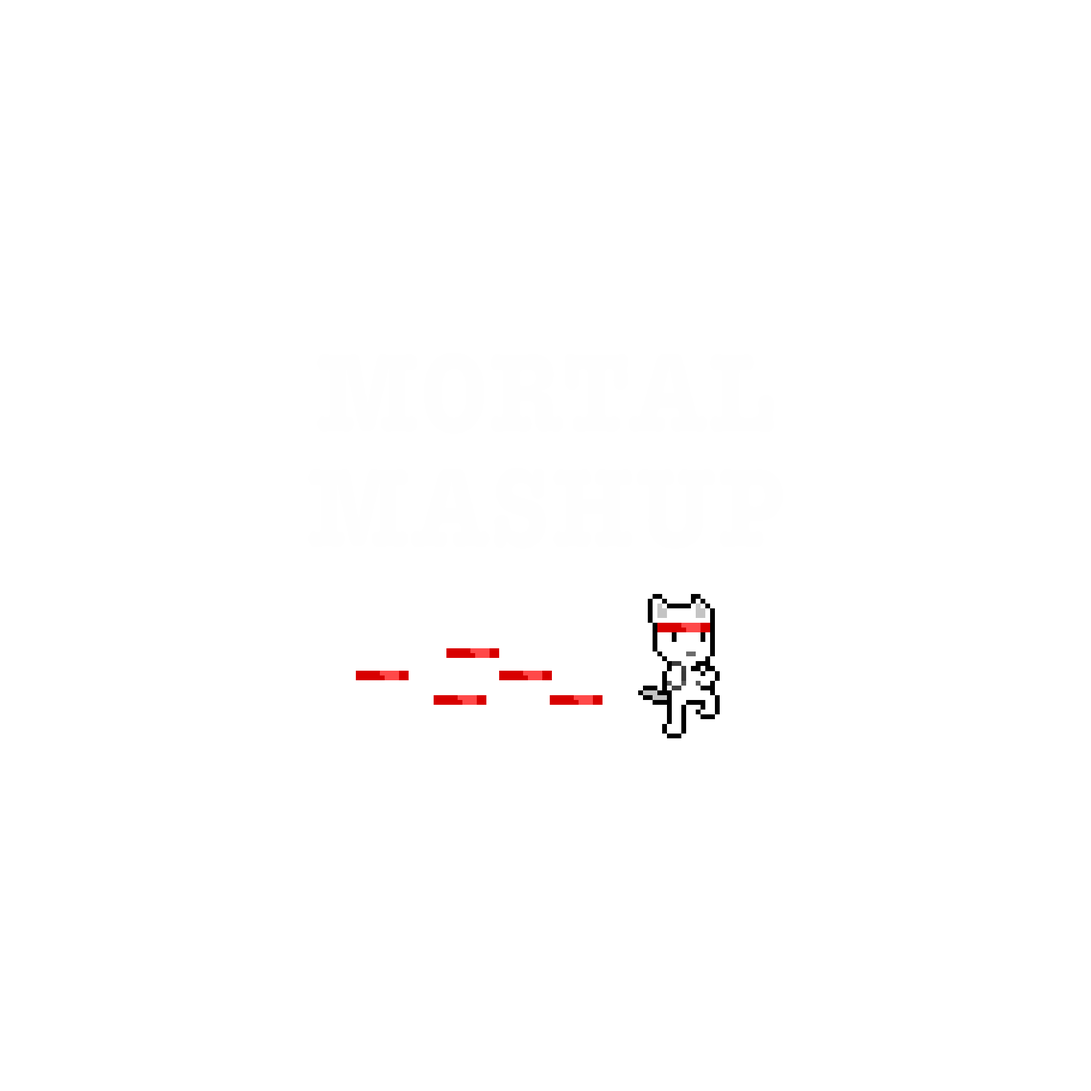
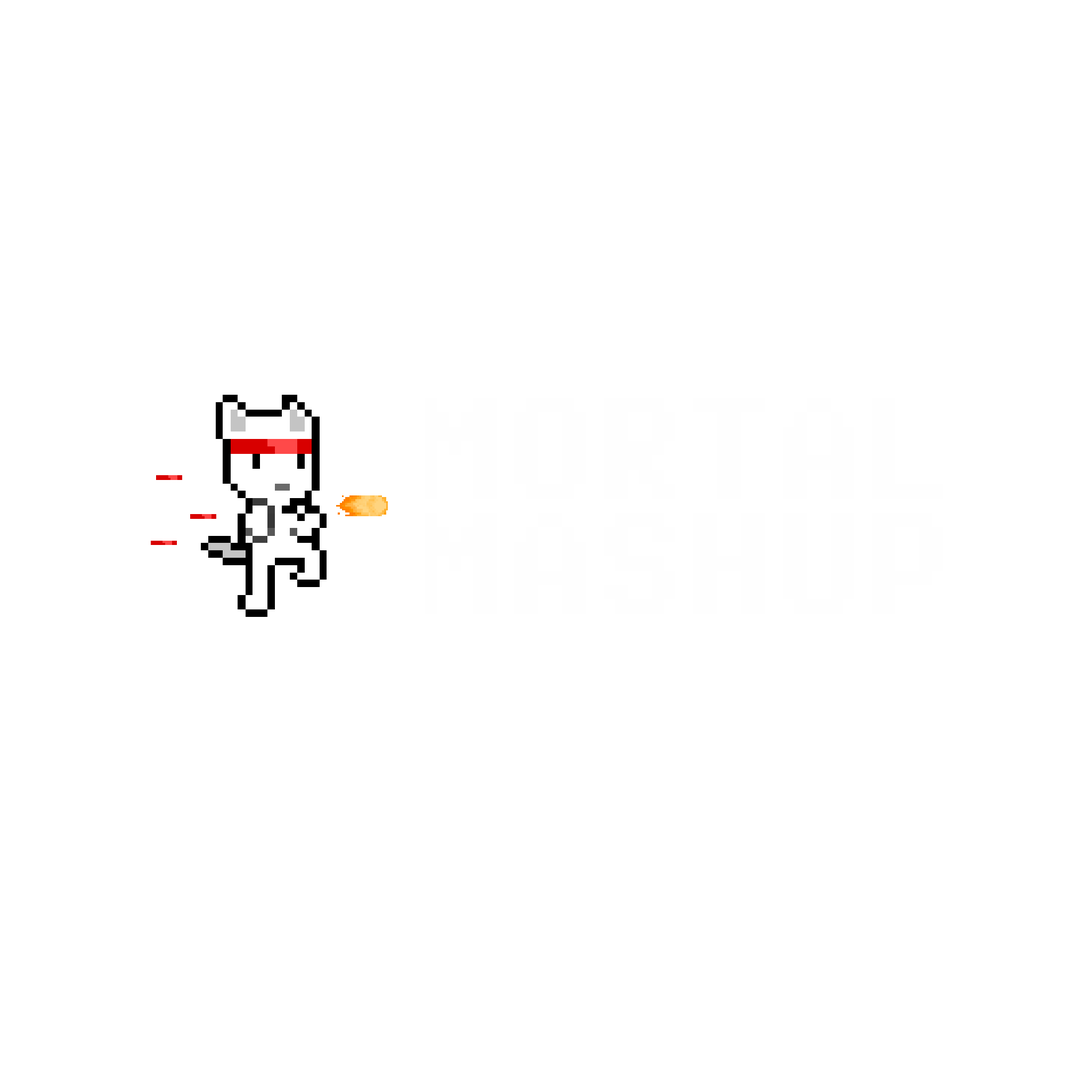
Revision of a layered 1091x1091 image; what changed, layer by layer:
renamed "Layer 1" to "Layer 5", painted on it over left=150, top=394, right=721, bottom=739
added layer "MORTAL MASHUP" over left=648, top=594, right=716, bottom=614
